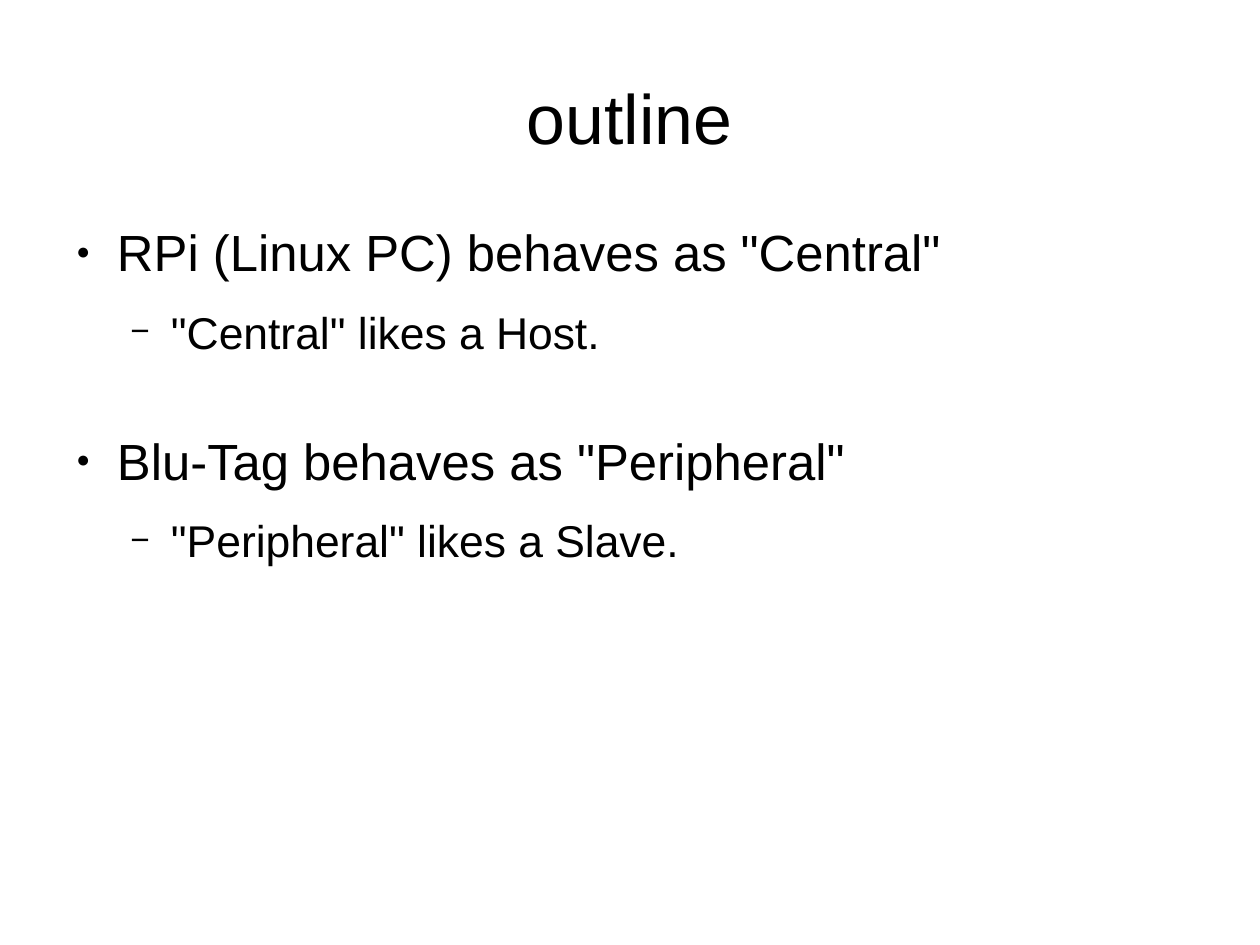
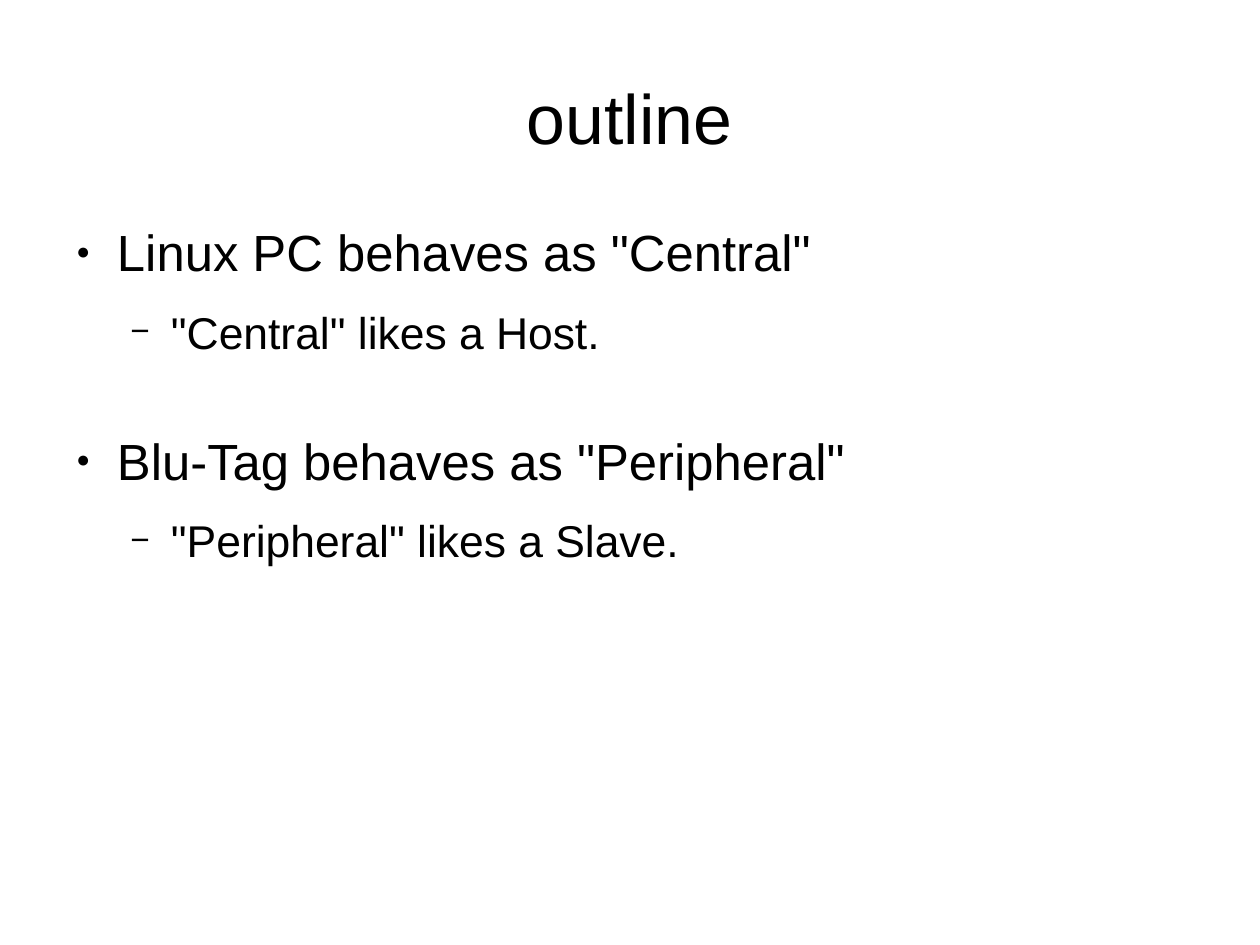
Before and after one commit to andromedroid/ame, a slide deck: slide 9 of doc/ble/ring_blu-tag_from_linux.odp. Drawn at 1260x945 pixels with LibreOffice and Linux fonts; fonts in the diff are those of the drawing. Boxes give left, top, right and bottom in pixels: in the first picture for what was removed or moved away, otherwise in the second. Text is boxed around its words. In the diff, an @@ line names an element or a change of style, - is before the commit and + after.

```diff
--- a/doc/ble/ring_blu-tag_from_linux.odp
+++ b/doc/ble/ring_blu-tag_from_linux.odp
@@ text at [117,234,811,272]: text changed @@
-● RPi (Linux PC) behaves as "Central"
+● Linux PC behaves as "Central"
```
Also in this commit, not shown: 5 other slides changed, 12 slides added.
